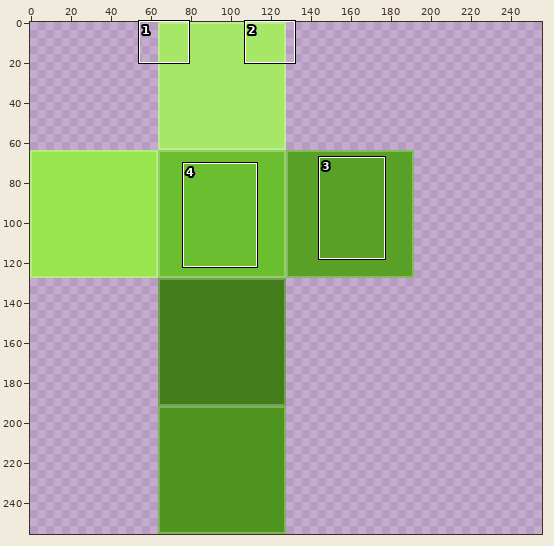
Edited in one commit: pixel-art file (resources/testcube64x.aseprite). Above: a wide view before the commit, with the close-up outlined.
Close-up. Old version:
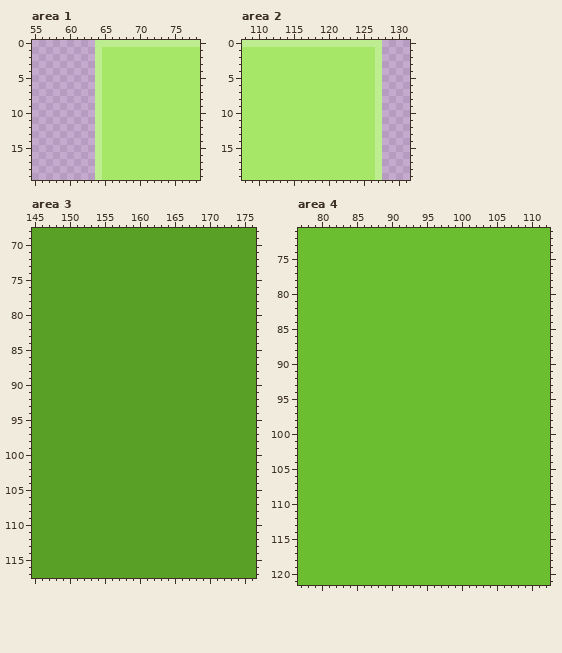
192x256 pixels, 1 frame. Colours within 5 levels of each other are drawn and written as one. Shown: area 1: x 55..78, y 0..19; area 2: x 108..131, y 0..19; area 3: x 145..176, y 68..117; area 4: x 77..112, y 71..121. The old version is drawn lined up with the new one, on the new canvas. The commit also changed other parts of the picture, which this record leaves out.
The same view after the edit:
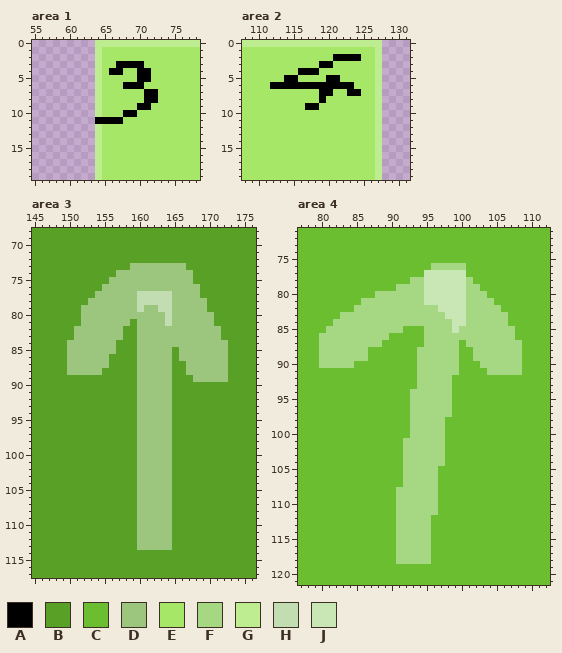
Palette (. is transparent): A #000000  B #59a027  C #6abe30  D #9cc67e  E #a6e768  F #a6d883  G #beed91  H #c3ddb2  J #c9e7b5
Difference:
canvas 192x256 -> 256x256
Area 1:
y 3: x 67..70 EEEE -> AAAA
y 4: x 66..67 EE -> AA; x 70..71 EE -> AA
y 5: x 70..71 EE -> AA
y 6: x 68..70 EEE -> AAA
y 7..8: x 71..72 EE -> AA
y 9: x 70..71 EE -> AA
y 10: x 68..69 EE -> AA
y 11: x 64..67 GEEE -> AAAA
Area 2:
y 2: x 121..124 EEEE -> AAAA
y 3: x 119..120 EE -> AA
y 4: x 116..118 EEE -> AAA
y 5: x 114..115 EE -> AA; x 120..121 EE -> AA
y 6: x 112..123 EEEEEEEEEEEE -> AAAAAAAAAAAA
y 7: x 119..120 EE -> AA; x 123..124 EE -> AA
y 8: x 119 E -> A
y 9: x 117..118 EE -> AA
Area 3:
y 73: x 159..166 BBBBBBBB -> DDDDDDDD
y 74: x 157..167 BBBBBBBBBBB -> DDDDDDDDDDD
y 75: x 156..167 BBBBBBBBBBBB -> DDDDDDDDDDDD
y 76: x 155..168 BBBBBBBBBBBBBB -> DDDDDDDDDDDDDD
y 77: x 154..168 BBBBBBBBBBBBBBB -> DDDDDDHHHHHDDDD
y 78: x 153..169 BBBBBBBBBBBBBBBBB -> DDDDDDDHHHHHDDDDD
y 79: x 152..169 BBBBBBBBBBBBBBBBBB -> DDDDDDDDHDDHHDDDDD
y 80: x 152..170 BBBBBBBBBBBBBBBBBBB -> DDDDDDDDDDDDHDDDDDD
y 81: x 152..158 BBBBBBB -> DDDDDDD; x 160..170 BBBBBBBBBBB -> DDDDHDDDDDD
y 82..83: x 151..157 BBBBBBB -> DDDDDDD; x 160..171 BBBBBBBBBBBB -> DDDDDDDDDDDD
y 84: x 150..156 BBBBBBB -> DDDDDDD; x 160..172 BBBBBBBBBBBBB -> DDDDDDDDDDDDD
y 85: x 150..156 BBBBBBB -> DDDDDDD; x 160..164 BBBBB -> DDDDD; x 166..172 BBBBBBB -> DDDDDDD
y 86: x 150..155 BBBBBB -> DDDDDD; x 160..164 BBBBB -> DDDDD; x 166..172 BBBBBBB -> DDDDDDD
y 87: x 150..155 BBBBBB -> DDDDDD; x 160..164 BBBBB -> DDDDD; x 167..172 BBBBBB -> DDDDDD
y 88: x 150..154 BBBBB -> DDDDD; x 160..164 BBBBB -> DDDDD; x 167..172 BBBBBB -> DDDDDD
y 89: x 160..164 BBBBB -> DDDDD; x 168..172 BBBBB -> DDDDD
y 90..113: x 160..164 BBBBB -> DDDDD
Area 4:
y 76: x 96..100 CCCCC -> FFFFF
y 77: x 95..100 CCCCCC -> JJJJJJ
y 78: x 93..101 CCCCCCCCC -> FFJJJJJJF
y 79: x 91..102 CCCCCCCCCCCC -> FFFFJJJJJJFF
y 80: x 88..103 CCCCCCCCCCCCCCCC -> FFFFFFFJJJJJJFFF
y 81: x 86..104 CCCCCCCCCCCCCCCCCCC -> FFFFFFFFFJJJJJJFFFF
y 82: x 85..105 CCCCCCCCCCCCCCCCCCCCC -> FFFFFFFFFFFFJJJJFFFFF
y 83: x 83..106 CCCCCCCCCCCCCCCCCCCCCCCC -> FFFFFFFFFFFFFFFJJJFFFFFF
y 84: x 82..106 CCCCCCCCCCCCCCCCCCCCCCCCC -> FFFFFFFFFFFFFFFFFJJFFFFFF
y 85: x 81..91 CCCCCCCCCCC -> FFFFFFFFFFF; x 95..107 CCCCCCCCCCCCC -> FFFFJFFFFFFFF
y 86: x 80..89 CCCCCCCCCC -> FFFFFFFFFF; x 95..107 CCCCCCCCCCCCC -> FFFFFFFFFFFFF
y 87: x 80..88 CCCCCCCCC -> FFFFFFFFF; x 95..99 CCCCC -> FFFFF; x 101..108 CCCCCCCC -> FFFFFFFF
y 88..89: x 80..86 CCCCCCC -> FFFFFFF; x 94..99 CCCCCC -> FFFFFF; x 102..108 CCCCCCC -> FFFFFFF
y 90: x 80..84 CCCCC -> FFFFF; x 94..99 CCCCCC -> FFFFFF; x 103..108 CCCCCC -> FFFFFF
y 91: x 94..99 CCCCCC -> FFFFFF; x 104..108 CCCCC -> FFFFF
y 92..93: x 94..98 CCCCC -> FFFFF
y 94..97: x 93..98 CCCCCC -> FFFFFF
y 98..100: x 93..97 CCCCC -> FFFFF
y 101..104: x 92..97 CCCCCC -> FFFFFF
y 105..107: x 92..96 CCCCC -> FFFFF
y 108..111: x 91..96 CCCCCC -> FFFFFF
y 112..118: x 91..95 CCCCC -> FFFFF
Changed places in both close-ups, as pixel boxes (x1, y1, x2, y2):
changed: (95, 61, 158, 124)
changed: (270, 54, 361, 110)
changed: (67, 263, 228, 550)
changed: (319, 263, 522, 564)
